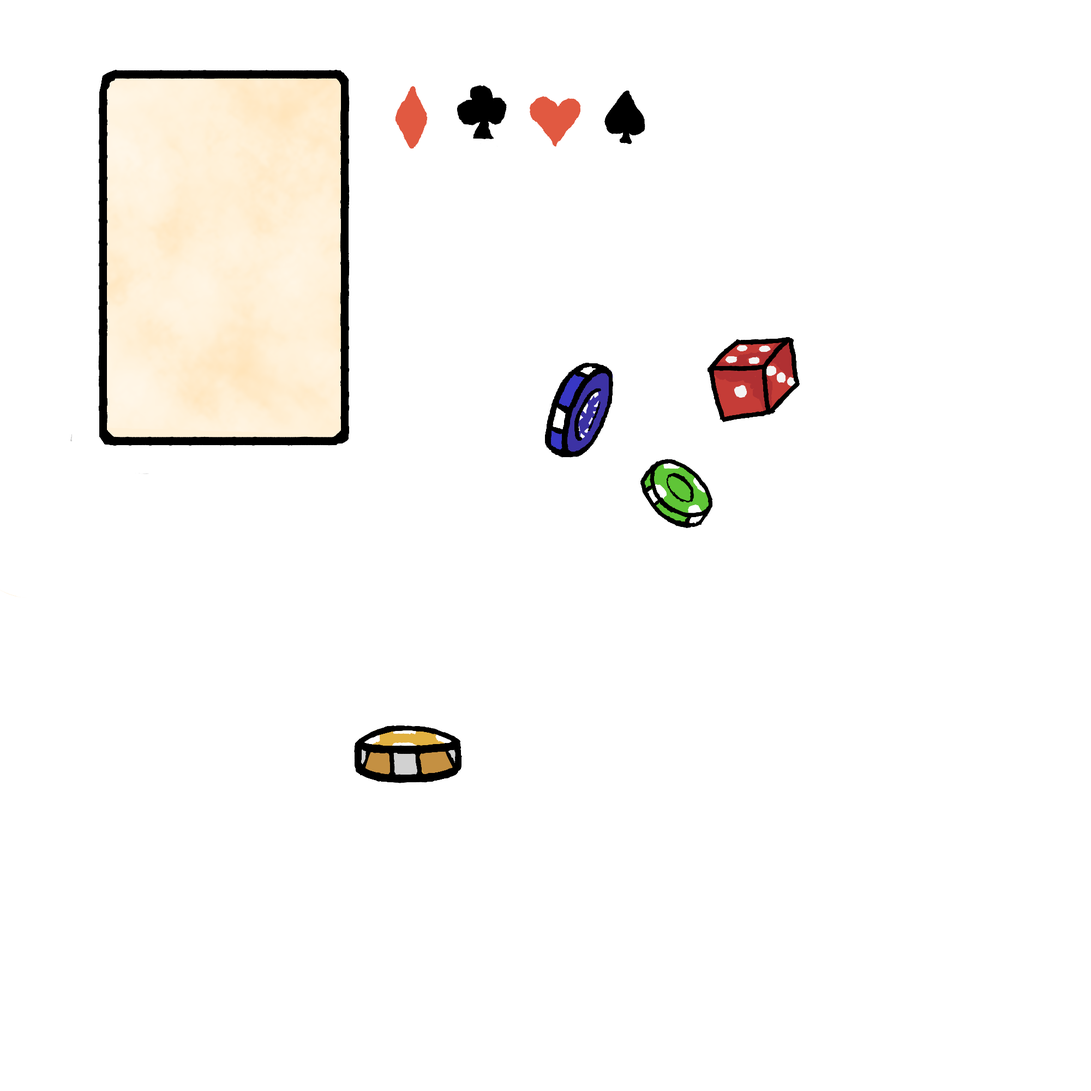
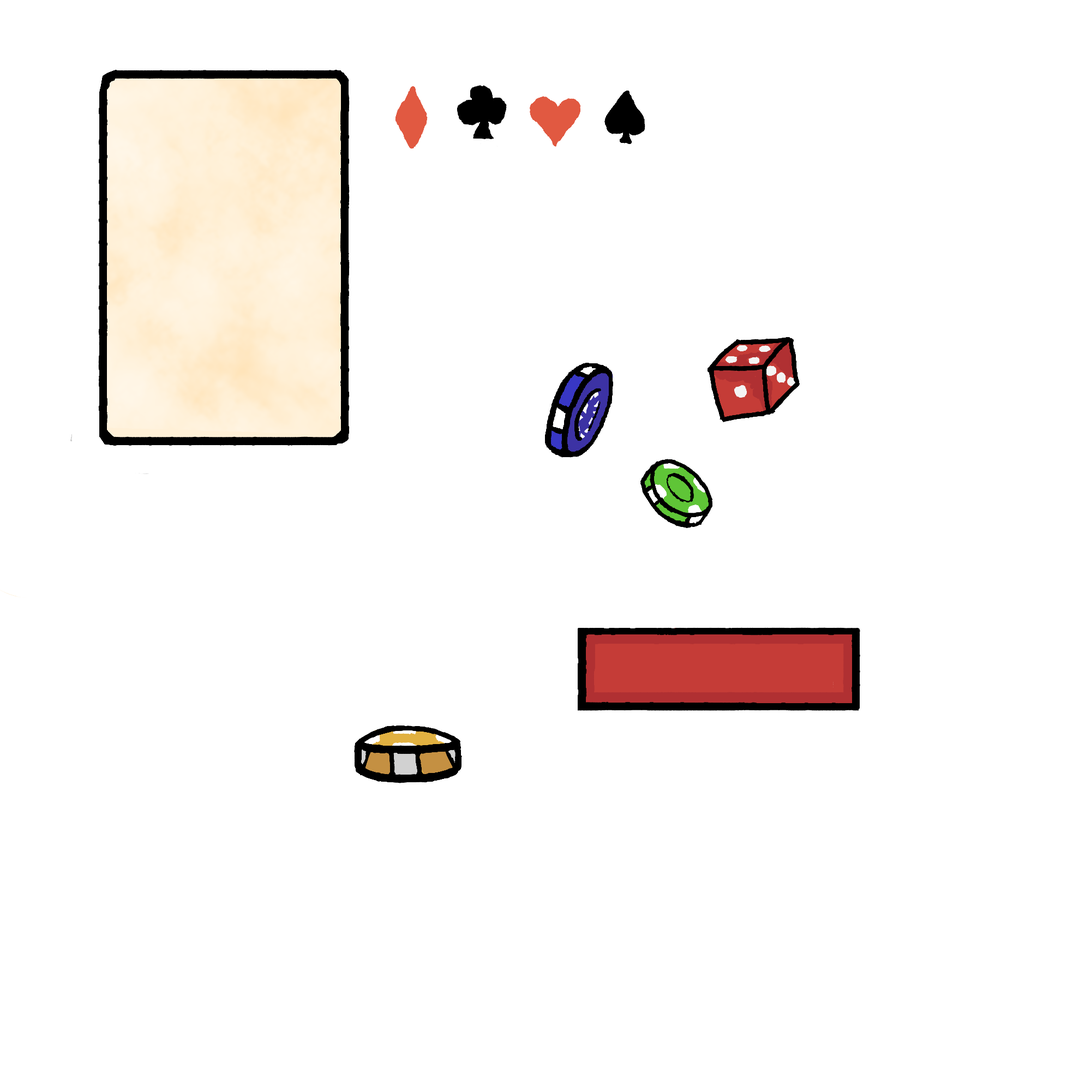
Layer changes from the first 1091px x 1091px image to the second:
painted on "Слой 3" over [577, 627, 862, 712]
painted on "NoiseCloud" over [579, 628, 861, 711]
